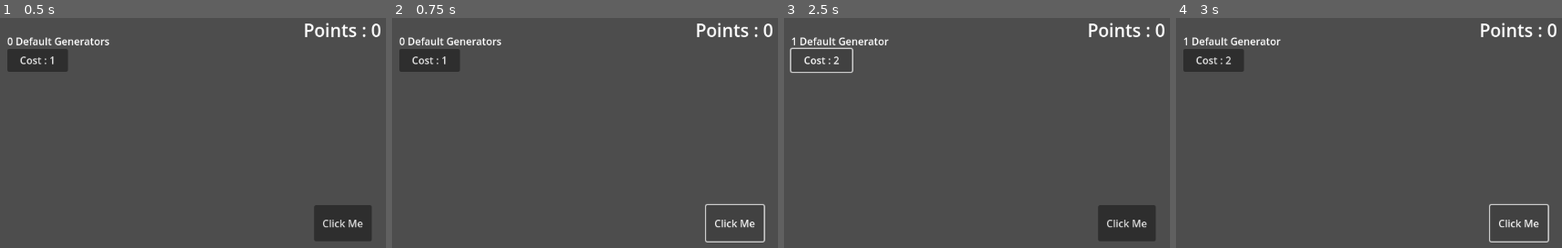
Above: before the commit, frames 1-4 (left to right).
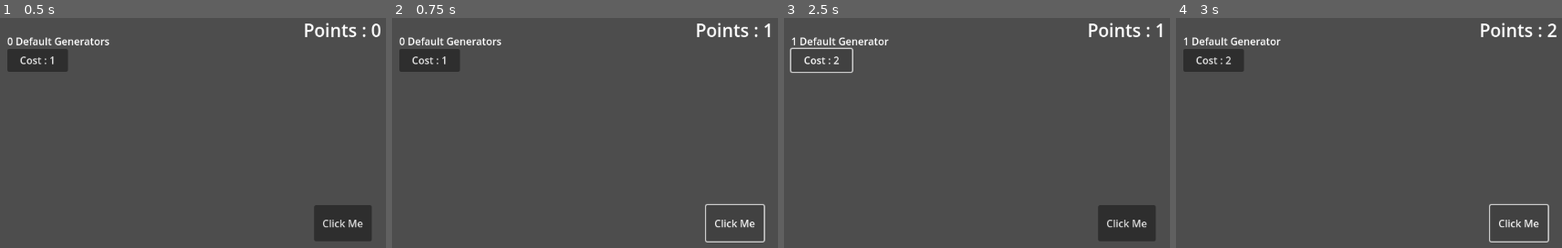
Above: after the commit, the same moments.

Repository: Ex4byt3/jasongame
Game: Godot game, scene res://scenes/Main.tscn
Two runs of this game, one before a commit and one after it. Both use one fixed random seed, a clock stepped at 60 frames per second and the inputs below.
Inputs:
- Up to frame 1 (0.5 s): no input
- Up to frame 2 (0.75 s): click "Click Me" at 0.5 s
- Up to frame 3 (2.5 s): click "Cost : 1" at 1.25 s; click "Cost : 2" at 2 s
- Up to frame 4 (3 s): click "Click Me" at 2.75 s

Frame 1 is identical in both runs. In frame 2, 0.1% of the frame differs, in the area x 96-99%, y 2-9%; in frame 3, 0.1%; in frame 4, less than 0.1%.
Error before the commit: Invalid assignment of property or key 'text' with value of type 'String' on a base object of type 'null instance'. (res://scripts/Main.gd:27)

Commit message:
fix label name

Diff:
--- a/scripts/Main.gd
+++ b/scripts/Main.gd
@@ -10,7 +10,7 @@
 	_connect_signals()
 
 func _get_nodes() -> void :
-	pointsLabel = get_node("PointLabel")
+	pointsLabel = get_node("PointsLabel")
 	mainButton = get_node("MainButton")
 
 func _connect_signals() -> void :
